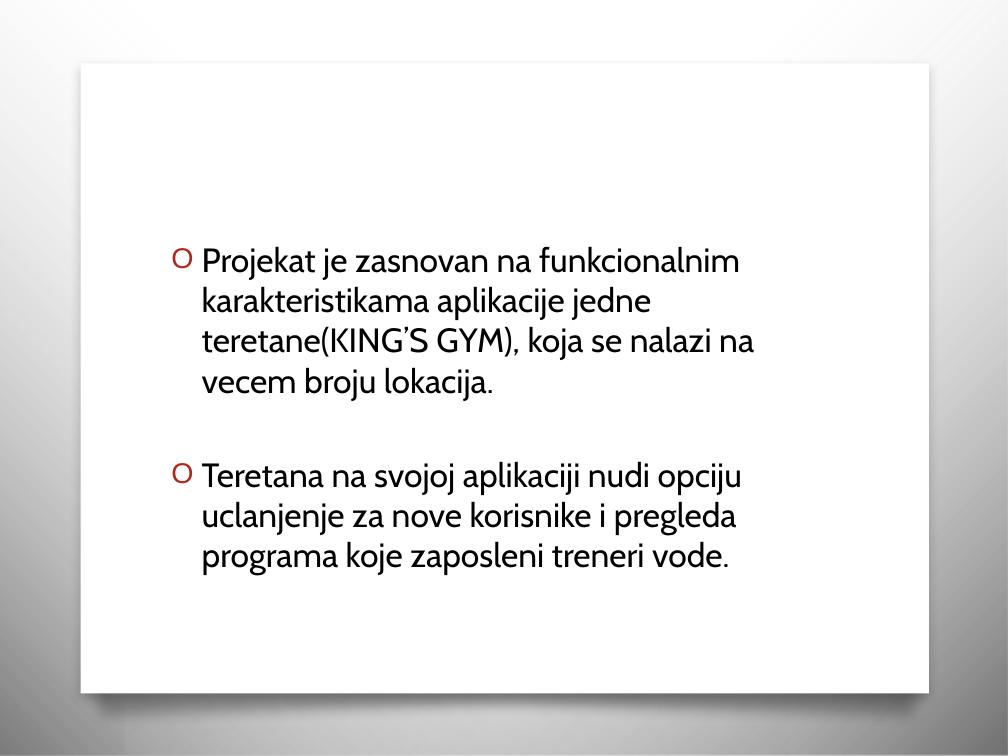
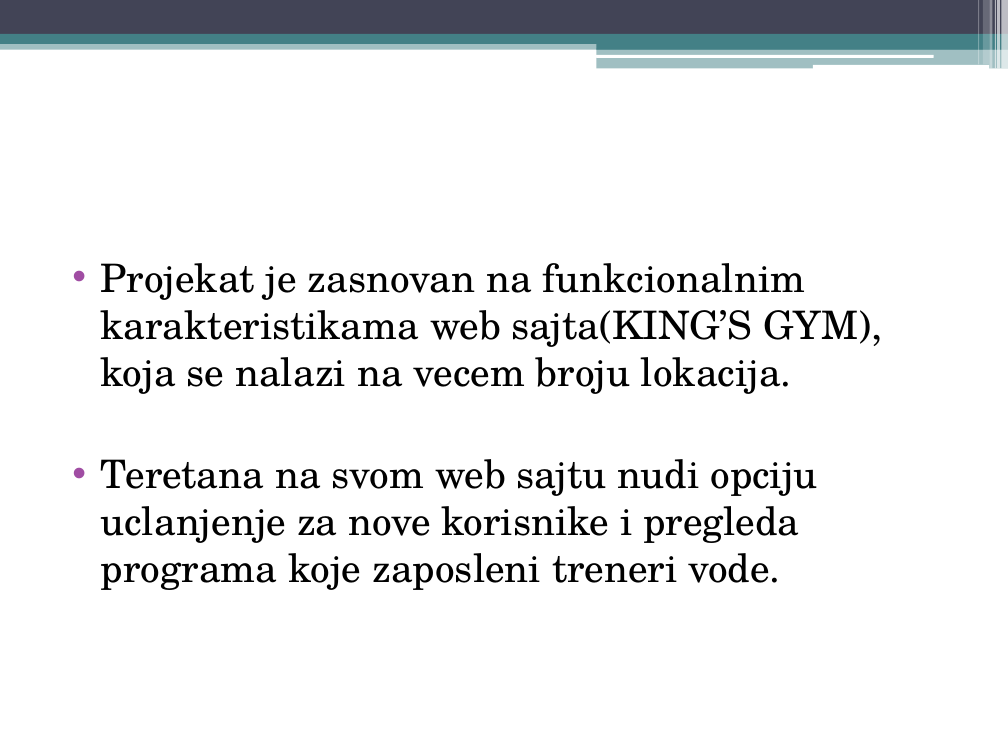
Before and after one commit to adameric1119s/USI-Projekat, a slide deck: slide 2 of King’s GYM.pptx. Drawn at 1008x756 pixels with LibreOffice and Linux fonts; fonts in the diff are those of the drawing; background and template pictures are left out. Boxes give left, top, right and bottom in pixels: in the first picture for what was removed or moved away, otherwise in the second. Text is boxed around its words. In the diff, an @@ line names an element or a change of style, - is before the commit and + after.

```diff
--- a/King’s GYM.pptx
+++ b/King’s GYM.pptx
@@ rectangle removed at (0,0,789,756) @@
@@ rectangle added at (0,0,1008,34), fill #424456 @@
@@ rectangle removed at (126,0,1008,756) @@
@@ rectangle added at (978,0,979,65), fill #FFFFFF at 30% opacity @@
@@ rectangle added at (983,0,989,65), fill #FFFFFF at 20% opacity @@
@@ rectangle added at (990,0,993,69), fill #FFFFFF at 40% opacity @@
@@ rectangle added at (995,0,996,69), fill #FFFFFF at 60% opacity @@
@@ rectangle added at (997,0,1000,69), fill #FFFFFF at 65% opacity @@
@@ rectangle added at (1002,0,1008,69), fill #FFFFFF at 65% opacity @@
@@ rectangle added at (0,40,1008,49), fill #438086 at 50% opacity @@
@@ rectangle added at (0,34,1008,44), fill #438086 @@
@@ rounded rectangle added at (596,54,933,57), fill #FFFFFF @@
@@ rectangle added at (597,39,1008,49), fill #438086 @@
@@ rectangle added at (597,48,1008,69), fill #438086 at 50% opacity @@
@@ rectangle removed at (81,64,929,694) @@
@@ rounded rectangle added at (812,65,989,69), fill #FFFFFF @@
@@ text at (101,263,882,590): text changed; size 24 to 28 pt; font Cabin to TeX Gyre Schola @@
-O Projekat je zasnovan na funkcionalnim karakteristikama aplikacije jedne teretane(KING’S GYM), koja se nalazi na vecem broju lokacija.
-O Teretana na svojoj aplikaciji nudi opciju uclanjenje za nove korisnike i pregleda programa koje zaposleni treneri vode.
+• Projekat je zasnovan na funkcionalnim karakteristikama web sajta(KING’S GYM), koja se nalazi na vecem broju lokacija.
+• Teretana na svom web sajtu nudi opciju uclanjenje za nove korisnike i pregleda programa koje zaposleni treneri vode.
@@ freeform shape removed at (70,669,942,729) @@
```
Also in this commit, not shown: 13 other slides changed, 1 slide removed, 2 other files.
